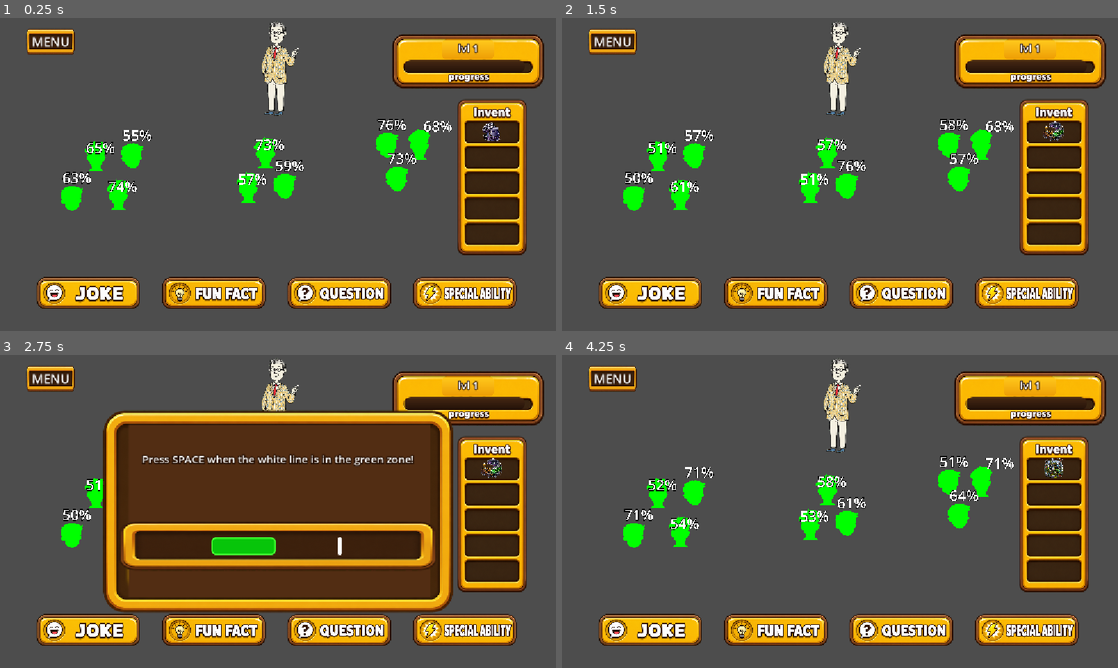
Above: before the commit, frames 1-4 (two rows, left to right).
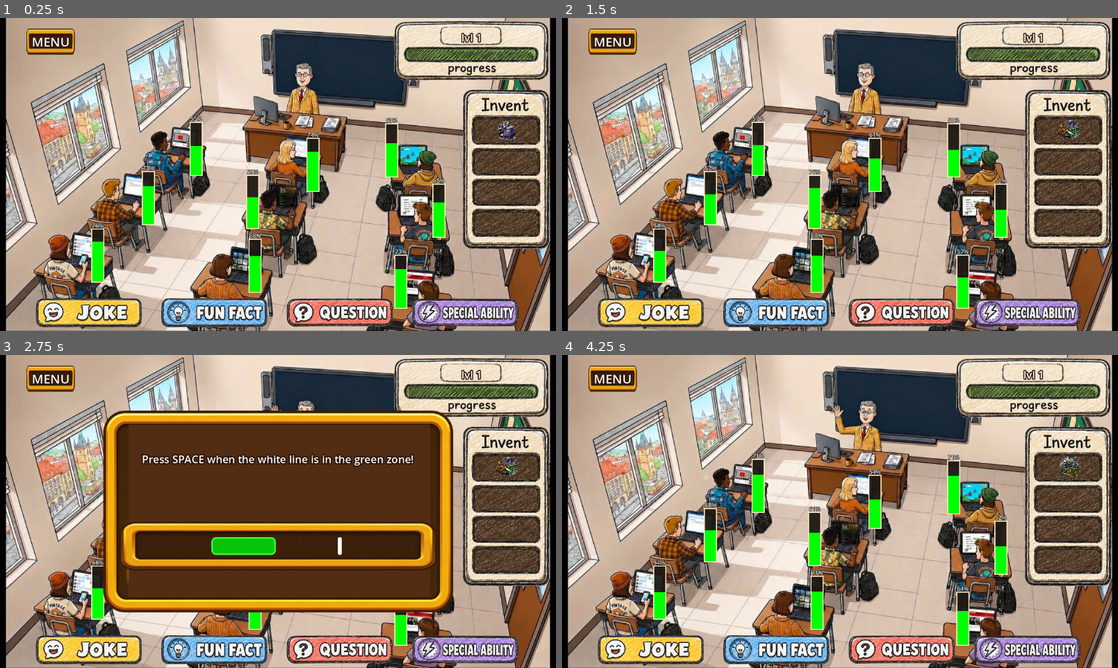
Above: after the commit, the same moments.

Repository: JakubGlaser/snm---student-nightmare-manager
Game: Godot game, scene res://MainScene.tscn
The game is run twice, just before and just after one commit, with the same random seed, the same clock (stepped at 60 frames per second) and the same inputs.
Inputs (mouse positions are in pixels of both pictures, inside the frame that each line leads up to; where the layout moved, square brackets give the same spot in the first picture):
- Up to frame 1 (0.25 s): no input
- Up to frame 2 (1.5 s): click "Stamina" at 0.5 s; click "New game" at 1.25 s
- Up to frame 3 (2.75 s): click (88, 649) [88, 630] at 2 s
- Up to frame 4 (4.25 s): click "Stamina" at 2.75 s; click "New game" at 3.5 s

The runs differ from the first frame. In frame 1, 95% of the frame differs, in the area x 0-100%, y 0-100%; in frame 2, 95%; in frame 3, 60%; in frame 4, 95%.

Commit message:
Replace teacher/students with looping classroom BG + 9 focus columns
- Add Video May 11 as 96 JPG frames (960x540, 12fps loop) under assets/bg_frames
- BackgroundLoop.gd cycles frames behind everything (z=-10)
- Student.gd rewritten as Node2D column visualization with @tool support
  (editor preview slider, exported bar size, color logic per focus level)
- Remove Teacher node; 10 students -> 9 column nodes in 3 groups of 3
- QuestionManager group mapping updated to [0,1,2]/[3,4,5]/[6,7,8]
- Inventory slots refactored to scene-driven TextureRect nodes for
  manual placement in the editor
- Project switched to viewport stretch with fixed 1152x648 canvas

Co-Authored-By: Claude Opus 4.7 <noreply@anthropic.com>

Diff:
--- /dev/null
+++ b/BackgroundLoop.gd
@@ -0,0 +1,25 @@
+extends TextureRect
+
+const FRAMES_DIR := "res://assets/bg_frames"
+const FRAME_COUNT := 96
+const FPS := 12.0
+
+var frames: Array[Texture2D] = []
+var elapsed: float = 0.0
+
+func _ready() -> void:
+	frames.resize(FRAME_COUNT)
+	for i in FRAME_COUNT:
+		var path := "%s/bg_%04d.jpg" % [FRAMES_DIR, i]
+		frames[i] = load(path)
+	if frames.size() > 0 and frames[0] != null:
+		texture = frames[0]
+
+func _process(delta: float) -> void:
+	if frames.is_empty():
+		return
+	elapsed += delta
+	var idx := int(elapsed * FPS) % FRAME_COUNT
+	var tex := frames[idx]
+	if tex != null and tex != texture:
+		texture = tex
--- a/MainScene.gd
+++ b/MainScene.gd
@@ -7,15 +7,9 @@
 const ITEM_SPRITE_SHEET := preload("res://sprites/Items SNM.png")
 const ITEM_ATLAS_COLUMNS := 3
 const ITEM_ATLAS_CELL_SIZE := Vector2(418, 418)
-const MAX_INVENTORY_ITEMS := 5
-const INVENTORY_SLOT_POSITIONS := [
-	Vector2(86, 48),
-	Vector2(86, 101),
-	Vector2(86, 153),
-	Vector2(86, 206),
-	Vector2(86, 259),
-]
-const INVENTORY_ICON_SIZE := Vector2(46, 46)
+# Inventory slots are now scene-driven: any TextureRect named "Slot*" directly
+# under InventoryPanel is picked up. Edit positions/sizes in the editor.
+var max_inventory_items: int = 5
 const ITEMS := [
 	{
 		"id": "marshall_mcluhan",
@@ -203,22 +197,24 @@
 	start_new_level()
 
 func _build_inventory_slots():
-	for icon in inventory_icon_nodes:
-		icon.queue_free()
 	inventory_icon_nodes.clear()
 
-	for i in range(MAX_INVENTORY_ITEMS):
-		var icon := TextureRect.new()
-		icon.position = INVENTORY_SLOT_POSITIONS[i]
-		icon.size = INVENTORY_ICON_SIZE
-		icon.pivot_offset = INVENTORY_ICON_SIZE * 0.5
+	var slots: Array[TextureRect] = []
+	for child in inventory_panel.get_children():
+		if child is TextureRect and String(child.name).begins_with("Slot"):
+			slots.append(child)
+	slots.sort_custom(func(a, b): return String(a.name).naturalnocasecmp_to(String(b.name)) < 0)
+	max_inventory_items = slots.size()
+
+	for i in range(slots.size()):
+		var icon: TextureRect = slots[i]
+		icon.pivot_offset = icon.size * 0.5
 		icon.expand_mode = TextureRect.EXPAND_IGNORE_SIZE
 		icon.stretch_mode = TextureRect.STRETCH_KEEP_ASPECT_CENTERED
 		icon.mouse_filter = Control.MOUSE_FILTER_STOP
 		icon.mouse_entered.connect(_on_inventory_item_mouse_entered.bind(i))
 		icon.mouse_exited.connect(_on_inventory_item_mouse_exited.bind(i))
 		icon.gui_input.connect(_on_inventory_item_gui_input.bind(i))
-		inventory_panel.add_child(icon)
 		inventory_icon_nodes.append(icon)
 
 func _build_item_bubbles():
@@ -269,7 +265,7 @@
 	return bubble
 
 func _add_random_item_to_inventory():
-	if inventory_items.size() >= MAX_INVENTORY_ITEMS:
+	if inventory_items.size() >= max_inventory_items:
 		return
 
 	var rng := RandomNumberGenerator.new()
--- a/MainScene.tscn
+++ b/MainScene.tscn
@@ -1,8 +1,7 @@
 [gd_scene format=3 uid="uid://cglpd6tq6kgl8"]
 
-[ext_resource type="Texture2D" uid="uid://dt3ia6lvt3k2u" path="res://sprites/teacher spite.png" id="1_teach"]
-[ext_resource type="Texture2D" uid="uid://b3rp2p3crrwdu" path="res://sprites/student sprite.png" id="2_stud1"]
-[ext_resource type="Texture2D" uid="uid://bbuc0rinhcp3v" path="res://sprites/student2  sprite.png" id="3_stud2"]
+[ext_resource type="Texture2D" uid="uid://h3kh8bqsgfmp" path="res://assets/bg_frames/bg_0000.jpg" id="0_bgframe"]
+[ext_resource type="Script" uid="uid://diiihwj6n76lg" path="res://BackgroundLoop.gd" id="0_bgloop"]
 [ext_resource type="Texture2D" uid="uid://bekt66x8wtpqc" path="res://sprites/Joke Button (Resized).png" id="4_joke"]
 [ext_resource type="Texture2D" uid="uid://bvjgp65j4t67j" path="res://sprites/Fun fact Button (Resized).png" id="5_fun"]
 [ext_resource type="Texture2D" uid="uid://wyit7lwowagi" path="res://sprites/Question Button 2 (Resized).png" id="6_ques"]
@@ -62,6 +61,15 @@
 [node name="MainScene" type="Node2D" unique_id=538928991]
 script = ExtResource("9_mains")
 
+[node name="Background" type="TextureRect" parent="." unique_id=900100001]
+z_index = -10
+offset_right = 1152.0
+offset_bottom = 648.0
+texture = ExtResource("0_bgframe")
+expand_mode = 1
+stretch_mode = 6
+script = ExtResource("0_bgloop")
+
 [node name="UI" type="CanvasLayer" parent="." unique_id=690210418]
 
 [node name="StaminaPanel" type="TextureButton" parent="UI" unique_id=1989804626]
@@ -115,10 +123,10 @@
 vertical_alignment = 1
 
 [node name="ProgressPanel" type="TextureRect" parent="UI" unique_id=1441470817]
-offset_left = 810.0
-offset_top = 10.0
-offset_right = 1130.0
-offset_bottom = 170.0
+offset_left = 817.0
+offset_top = -12.0
+offset_right = 1137.0
+offset_bottom = 148.0
 texture = ExtResource("19_levelui")
 expand_mode = 1
 stretch_mode = 5
@@ -159,10 +167,10 @@
 horizontal_alignment = 1
 
 [node name="InventoryPanel" type="TextureRect" parent="UI" unique_id=562815030]
-offset_left = 910.0
-offset_top = 165.0
-offset_right = 1130.0
-offset_bottom = 495.0
+offset_left = 939.0
+offset_top = 148.0
+offset_right = 1159.0
+offset_bottom = 478.0
 texture = ExtResource("20_inventoryui")
 expand_mode = 1
 stretch_mode = 5
@@ -177,45 +185,51 @@
 theme_override_font_sizes/font_size = 20
 text = "Invent"
 
-[node name="VBoxContainer" type="VBoxContainer" parent="UI/InventoryPanel" unique_id=2042724075]
-visible = false
-layout_mode = 0
-offset_left = 57.0
-offset_top = 48.0
-offset_right = 167.0
-offset_bottom = 318.0
-theme_override_constants/separation = 5
-
-[node name="Slot1" type="ColorRect" parent="UI/InventoryPanel/VBoxContainer" unique_id=1114746142]
-custom_minimum_size = Vector2(0, 50)
-layout_mode = 2
-color = Color(0.2, 0.2, 0.2, 1)
-
-[node name="Slot2" type="ColorRect" parent="UI/InventoryPanel/VBoxContainer" unique_id=1303728029]
-custom_minimum_size = Vector2(0, 50)
-layout_mode = 2
-color = Color(0.2, 0.2, 0.2, 1)
-
-[node name="Slot3" type="ColorRect" parent="UI/InventoryPanel/VBoxContainer" unique_id=708106700]
-custom_minimum_size = Vector2(0, 50)
-layout_mode = 2
-color = Color(0.2, 0.2, 0.2, 1)
-
-[node name="Slot4" type="ColorRect" parent="UI/InventoryPanel/VBoxContainer" unique_id=743279789]
-custom_minimum_size = Vector2(0, 50)
-layout_mode = 2
-color = Color(0.2, 0.2, 0.2, 1)
-
-[node name="Slot5" type="ColorRect" parent="UI/InventoryPanel/VBoxContainer" unique_id=495403977]
-custom_minimum_size = Vector2(0, 50)
-layout_mode = 2
-color = Color(0.2, 0.2, 0.2, 1)
+[node name="Slot1" type="TextureRect" parent="UI/InventoryPanel" unique_id=2010000001]
+layout_mode = 0
+offset_left = 51.0
+offset_top = 62.0
+offset_right = 173.0
+offset_bottom = 108.0
+mouse_filter = 0
+expand_mode = 1
+stretch_mode = 5
+
+[node name="Slot2" type="TextureRect" parent="UI/InventoryPanel" unique_id=2010000002]
+layout_mode = 0
+offset_left = 50.0
+offset_top = 128.0
+offset_right = 172.0
+offset_bottom = 172.0
+mouse_filter = 0
+expand_mode = 1
+stretch_mode = 5
+
+[node name="Slot3" type="TextureRect" parent="UI/InventoryPanel" unique_id=2010000003]
+layout_mode = 0
+offset_left = 48.0
+offset_top = 189.0
+offset_right = 173.0
+offset_bottom = 238.0
+mouse_filter = 0
+expand_mode = 1
+stretch_mode = 5
+
+[node name="Slot4" type="TextureRect" parent="UI/InventoryPanel" unique_id=2010000004]
+layout_mode = 0
+offset_left = 53.0
+offset_top = 254.0
+offset_right = 171.0
+offset_bottom = 300.0
+mouse_filter = 0
+expand_mode = 1
+stretch_mode = 5
 
 [node name="BottomButtons" type="HBoxContainer" parent="UI" unique_id=437184908]
-offset_left = 47.0
-offset_top = 520.0
+offset_left = 49.0
+offset_top = 560.0
 offset_right = 1100.0
-offset_bottom = 620.0
+offset_bottom = 660.0
 theme_override_constants/separation = 40
 alignment = 1
 
@@ -359,22 +373,22 @@
 vertical_alignment = 1
 
 [node name="GroupLeftButton" type="TextureButton" parent="UI/QuestionManager" unique_id=550039255]
-offset_left = 99.0
-offset_top = 220.0
-offset_right = 380.0
-offset_bottom = 500.0
+offset_left = 104.0
+offset_top = 114.0
+offset_right = 396.0
+offset_bottom = 515.0
 
 [node name="GroupCenterButton" type="TextureButton" parent="UI/QuestionManager" unique_id=999334281]
-offset_left = 400.0
-offset_top = 220.0
-offset_right = 750.0
-offset_bottom = 500.0
+offset_left = 350.0
+offset_top = 195.0
+offset_right = 560.0
+offset_bottom = 470.0
 
 [node name="GroupRightButton" type="TextureButton" parent="UI/QuestionManager" unique_id=1522589690]
-offset_left = 770.0
-offset_top = 220.0
-offset_right = 900.0
-offset_bottom = 500.0
+offset_left = 640.0
+offset_top = 195.0
+offset_right = 850.0
+offset_bottom = 470.0
 
 [node name="FunFactMinigamePanel" type="Panel" parent="UI" unique_id=355310120]
 visible = false
@@ -918,70 +932,41 @@
 
 [node name="Characters" type="Node2D" parent="." unique_id=2129204479]
 
-[node name="Teacher" type="Sprite2D" parent="Characters" unique_id=2116616395]
-position = Vector2(573, 39.000008)
-scale = Vector2(0.3, 0.3)
-texture = ExtResource("1_teach")
-
 [node name="Students" type="Node2D" parent="Characters" unique_id=272426769]
-
-[node name="Student1" type="Sprite2D" parent="Characters/Students" unique_id=1846185161]
-position = Vector2(274, 262)
-scale = Vector2(0.1, 0.1)
-texture = ExtResource("2_stud1")
+scale = Vector2(0.5, 0.5)
+
+[node name="Student1" type="Node2D" parent="Characters/Students" unique_id=1846185161]
+position = Vector2(788, 432)
 script = ExtResource("12_student")
 
-[node name="Student2" type="Sprite2D" parent="Characters/Students" unique_id=278711386]
-position = Vector2(549, 281)
-scale = Vector2(0.1, 0.1)
-texture = ExtResource("3_stud2")
+[node name="Student2" type="Node2D" parent="Characters/Students" unique_id=278711386]
+position = Vector2(590, 636)
 script = ExtResource("12_student")
 
-[node name="Student3" type="Sprite2D" parent="Characters/Students" unique_id=865034165]
-position = Vector2(802, 240)
-scale = Vector2(0.1, 0.1)
-texture = ExtResource("2_stud1")
+[node name="Student3" type="Node2D" parent="Characters/Students" unique_id=865034165]
+position = Vector2(380, 874)
 script = ExtResource("12_student")
 
-[node name="Student4" type="Sprite2D" parent="Characters/Students" unique_id=488921422]
-position = Vector2(244, 368)
-scale = Vector2(0.1, 0.1)
-texture = ExtResource("3_stud2")
+[node name="Student4" type="Node2D" parent="Characters/Students" unique_id=488921422]
+position = Vector2(1272, 498)
 script = ExtResource("12_student")
 
-[node name="Student5" type="Sprite2D" parent="Characters/Students" unique_id=652384350]
-position = Vector2(590, 325)
-scale = Vector2(0.1, 0.1)
-texture = ExtResource("2_stud1")
+[node name="Student5" type="Node2D" parent="Characters/Students" unique_id=652384350]
+position = Vector2(1022, 652)
 script = ExtResource("12_student")
 
-[node name="Student6" type="Sprite2D" parent="Characters/Students" unique_id=244854477]
-position = Vector2(897, 243)
-scale = Vector2(0.1, 0.1)
-texture = ExtResource("3_stud2")
-offset = Vector2(-290, 210)
+[node name="Student6" type="Node2D" parent="Characters/Students" unique_id=244854477]
+position = Vector2(1032, 916)
 script = ExtResource("12_student")
 
-[node name="Student7" type="Sprite2D" parent="Characters/Students" unique_id=1000445286]
-position = Vector2(149.00002, 350)
-scale = Vector2(0.1, 0.1)
-texture = ExtResource("2_stud1")
+[node name="Student7" type="Node2D" parent="Characters/Students" unique_id=1000445286]
+position = Vector2(1598, 438)
 script = ExtResource("12_student")
 
-[node name="Student8" type="Sprite2D" parent="Characters/Students" unique_id=1287793938]
-position = Vector2(198, 288)
-scale = Vector2(0.1, 0.1)
-texture = ExtResource("3_stud2")
+[node name="Student8" type="Node2D" parent="Characters/Students" unique_id=1287793938]
+position = Vector2(1794, 688)
 script = ExtResource("12_student")
 
-[node name="Student9" type="Sprite2D" parent="Characters/Students" unique_id=132474642]
-position = Vector2(823, 310)
-scale = Vector2(0.1, 0.1)
-texture = ExtResource("2_stud1")
+[node name="Student9" type="Node2D" parent="Characters/Students" unique_id=132474642]
+position = Vector2(1636, 982)
 script = ExtResource("12_student")
-
-[node name="Student10" type="Sprite2D" parent="Characters/Students" unique_id=1974207841]
-position = Vector2(513, 353)
-scale = Vector2(0.1, 0.1)
-texture = ExtResource("3_stud2")
-script = ExtResource("12_student")
--- a/QuestionManager.gd
+++ b/QuestionManager.gd
@@ -12,7 +12,7 @@
 var is_qte_active: bool = false
 
 var active_group_students: Array = []
-var current_qte_student: Sprite2D = null
+var current_qte_student: Node2D = null
 var current_qte_letter: String = ""
 var qte_timer: float = 0.0
 var max_qte_time: float = 2.0
@@ -53,14 +53,14 @@
 
 	active_group_students.clear()
 
-	# Mapping based on typical layout indices (1-10)
+	# 9 columns arranged as 3 groups of 3 (left -> center -> right)
 	var indices = []
 	if group_name == "left":
-		indices = [0, 3, 6, 7] # Student 1, 4, 7, 8
+		indices = [0, 1, 2]
 	elif group_name == "center":
-		indices = [1, 4, 9] # Student 2, 5, 10
+		indices = [3, 4, 5]
 	elif group_name == "right":
-		indices = [2, 5, 8] # Student 3, 6, 9
+		indices = [6, 7, 8]
 
 	var all_students = students_node.get_children()
 	for idx in indices:
--- a/Student.gd
+++ b/Student.gd
@@ -1,94 +1,106 @@
-extends Sprite2D
+@tool
+extends Node2D
+
+@export var bar_width: float = 50.0:
+	set(value):
+		bar_width = value
+		_apply_label_layout()
+		queue_redraw()
+
+@export var bar_height: float = 220.0:
+	set(value):
+		bar_height = value
+		_apply_label_layout()
+		queue_redraw()
+
+# Visible in the editor so you can preview the bar fill/color without running.
+@export_range(0.0, 100.0, 1.0) var editor_preview_focus: float = 70.0:
+	set(value):
+		editor_preview_focus = value
+		if Engine.is_editor_hint():
+			focus = value
+			queue_redraw()
+			_update_label()
 
 var focus: float = 0.0
-var focus_decay_rate: float = 1.0 # Focus lost per second
+var focus_decay_rate: float = 1.0
 
 var is_active: bool = true
+var bonus_focus: float = 0.0
+var decay_paused: bool = false
+var is_qte: bool = false
 
 signal student_died
 
 var focus_label: Label
 
-var tint_shader_code = """
-shader_type canvas_item;
-uniform vec4 tint_color : source_color = vec4(1.0);
-void fragment() {
-	vec4 tex_color = texture(TEXTURE, UV);
-	if (tex_color.a > 0.0) {
-		COLOR = vec4(tint_color.rgb, tex_color.a);
-	} else {
-		COLOR = tex_color;
-	}
-}
-"""
-
-func _ready():
-	var shader = Shader.new()
-	shader.code = tint_shader_code
-
-	var mat = ShaderMaterial.new()
-	mat.shader = shader
-	self.material = mat
-
+func _ready() -> void:
 	focus_label = Label.new()
-	focus_label.position = Vector2(-200, -400) # Centered on their face (relative to original sprite scale)
-	focus_label.set("theme_override_font_sizes/font_size", 300)
+	focus_label.set("theme_override_font_sizes/font_size", 24)
 	focus_label.set("theme_override_colors/font_color", Color.WHITE)
 	focus_label.set("theme_override_colors/font_outline_color", Color.BLACK)
-	focus_label.set("theme_override_constants/outline_size", 40)
+	focus_label.set("theme_override_constants/outline_size", 6)
+	focus_label.horizontal_alignment = HORIZONTAL_ALIGNMENT_CENTER
+	focus_label.vertical_alignment = VERTICAL_ALIGNMENT_CENTER
 	add_child(focus_label)
+	_apply_label_layout()
 
-	var rng = RandomNumberGenerator.new()
+	if Engine.is_editor_hint():
+		focus = editor_preview_focus
+	else:
+		var rng := RandomNumberGenerator.new()
+		rng.randomize()
+		focus = rng.randf_range(50.0, 79.0)
+	queue_redraw()
+	_update_label()
+
+func _apply_label_layout() -> void:
+	if focus_label == null:
+		return
+	focus_label.position = Vector2(0, -32)
+	focus_label.size = Vector2(bar_width, 28)
+
+func reset_for_new_level(new_decay_rate: float) -> void:
+	if not is_active: return
+	focus_decay_rate = new_decay_rate
+	bonus_focus = 0.0
+	var rng := RandomNumberGenerator.new()
 	rng.randomize()
 	focus = rng.randf_range(50.0, 79.0)
-	update_filter()
+	queue_redraw()
+	_update_label()
 
-func reset_for_new_level(new_decay_rate: float):
-	if not is_active: return
-
-	focus_decay_rate = new_decay_rate
-	bonus_focus = 0.0
-
-	var rng = RandomNumberGenerator.new()
-	rng.randomize()
-	focus = rng.randf_range(50.0, 79.0)
-
-	update_filter()
-
-var bonus_focus: float = 0.0
-var decay_paused: bool = false
-var is_qte: bool = false
-
-func add_bonus_focus(amount: float):
+func add_bonus_focus(amount: float) -> void:
 	if not is_active: return
 	bonus_focus += amount
 	focus += amount
 	if focus > 100.0:
 		focus = 100.0
-	update_filter()
+	queue_redraw()
+	_update_label()
 
-func set_decay_paused(paused: bool):
+func set_decay_paused(paused: bool) -> void:
 	decay_paused = paused
 
-func set_qte_letter(letter: String):
+func set_qte_letter(letter: String) -> void:
 	is_qte = true
 	focus_label.text = letter
 	focus_label.set("theme_override_colors/font_color", Color.YELLOW)
 
-func clear_qte():
+func clear_qte() -> void:
 	is_qte = false
 	focus_label.set("theme_override_colors/font_color", Color.WHITE)
-	update_filter()
+	_update_label()
 
-func set_focus_override(value: float):
+func set_focus_override(value: float) -> void:
 	if not is_active: return
 	focus = value
-	update_filter()
+	queue_redraw()
+	_update_label()
 
-func modify_focus(amount: float):
+func modify_focus(amount: float) -> void:
 	if not is_active:
 		return
-
 	focus += amount
 	if focus > 100.0:
 		focus = 100.0
@@ -96,22 +108,21 @@
 		focus = 0.0
 		is_active = false
 		student_died.emit()
+	queue_redraw()
+	_update_label()
 
-	update_filter()
-
-func _process(delta: float):
+func _process(delta: float) -> void:
+	if Engine.is_editor_hint():
+		return
 	if not is_active or decay_paused:
 		return
-
 	if bonus_focus > 0:
-		# Double decay for the bonus portion
 		var decay = focus_decay_rate * 2.0 * delta
 		bonus_focus -= decay
 		focus -= decay
 		if bonus_focus < 0:
-			bonus_focus = 0.0 # clamp
+			bonus_focus = 0.0
 	else:
-		# Standard decay
 		focus -= focus_decay_rate * delta
 
 	if focus <= 0.0:
@@ -119,23 +130,33 @@
 		is_active = false
 		student_died.emit()
 
-	update_filter()
+	queue_redraw()
+	_update_label()
 
-func update_filter():
+func _update_label() -> void:
+	if focus_label == null:
+		return
 	if not is_qte:
 		focus_label.text = str(int(focus)) + "%"
 
-	var color = Color(1, 1, 1)
+func _get_focus_color() -> Color:
 	if focus >= 80.0:
-		color = Color(0.0, 0.4, 0.0) # Dark Green
+		return Color(0.0, 0.4, 0.0)
 	elif focus >= 50.0:
-		color = Color(0.0, 1.0, 0.0) # Green
+		return Color(0.0, 1.0, 0.0)
 	elif focus >= 30.0:
-		color = Color(1.0, 1.0, 0.0) # Yellow
+		return Color(1.0, 1.0, 0.0)
 	elif focus > 0.0:
-		color = Color(1.0, 0.0, 0.0) # Red
-	else:
-		color = Color(0.0, 0.0, 0.0) # Black
+		return Color(1.0, 0.0, 0.0)
+	return Color(0.0, 0.0, 0.0)
 
-	if self.material and self.material is ShaderMaterial:
-		self.material.set_shader_parameter("tint_color", color)
+func _draw() -> void:
+	var rect := Rect2(0, 0, bar_width, bar_height)
+	draw_rect(Rect2(rect.position + Vector2(2, 2), rect.size), Color(0, 0, 0, 0.35), true)
+	draw_rect(rect, Color(0.12, 0.10, 0.08, 0.92), true)
+	var pct := clampf(focus / 100.0, 0.0, 1.0)
+	var fill_h := bar_height * pct
+	if fill_h > 0.0:
+		var fill_rect := Rect2(Vector2(0, bar_height - fill_h), Vector2(bar_width, fill_h))
+		draw_rect(fill_rect, _get_focus_color(), true)
+	draw_rect(rect, Color(1, 0.94, 0.78, 1), false, 3.0)
--- a/project.godot
+++ b/project.godot
@@ -17,12 +17,9 @@
 
 [display]
 
-window/size/viewport_width=1152
-window/size/viewport_height=648
-window/size/window_width_override=1920
-window/size/window_height_override=1080
-window/stretch/mode="canvas_items"
-window/stretch/aspect="keep"
+window/size/window_width_override=1280
+window/size/window_height_override=720
+window/stretch/mode="viewport"
 
 [physics]
 
Not shown, added: BackgroundLoop.gd.uid
Binary file added: assets/bg_frames/bg_0000.jpg
Not shown, added: assets/bg_frames/bg_0000.jpg.import
Binary file added: assets/bg_frames/bg_0001.jpg
Not shown, added: assets/bg_frames/bg_0001.jpg.import
Binary file added: assets/bg_frames/bg_0002.jpg
Not shown, added: assets/bg_frames/bg_0002.jpg.import
Binary file added: assets/bg_frames/bg_0003.jpg
Not shown, added: assets/bg_frames/bg_0003.jpg.import
Binary file added: assets/bg_frames/bg_0004.jpg
Not shown, added: assets/bg_frames/bg_0004.jpg.import
Binary file added: assets/bg_frames/bg_0005.jpg
(and 196 more such lines)
